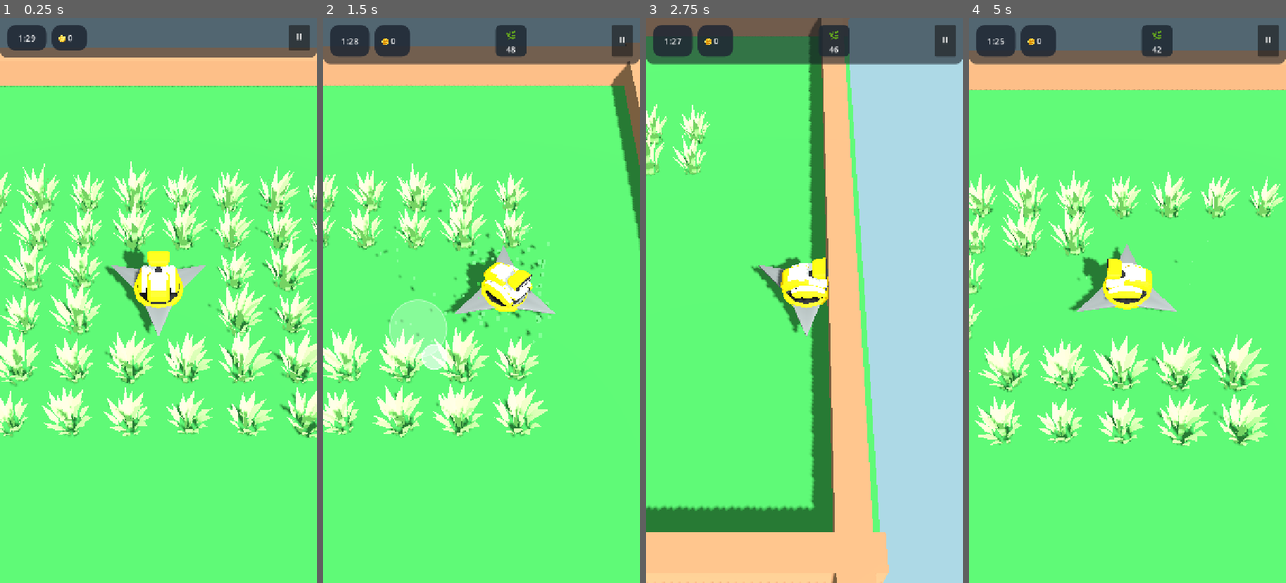
Above: before the commit, frames 1-4 (left to right).
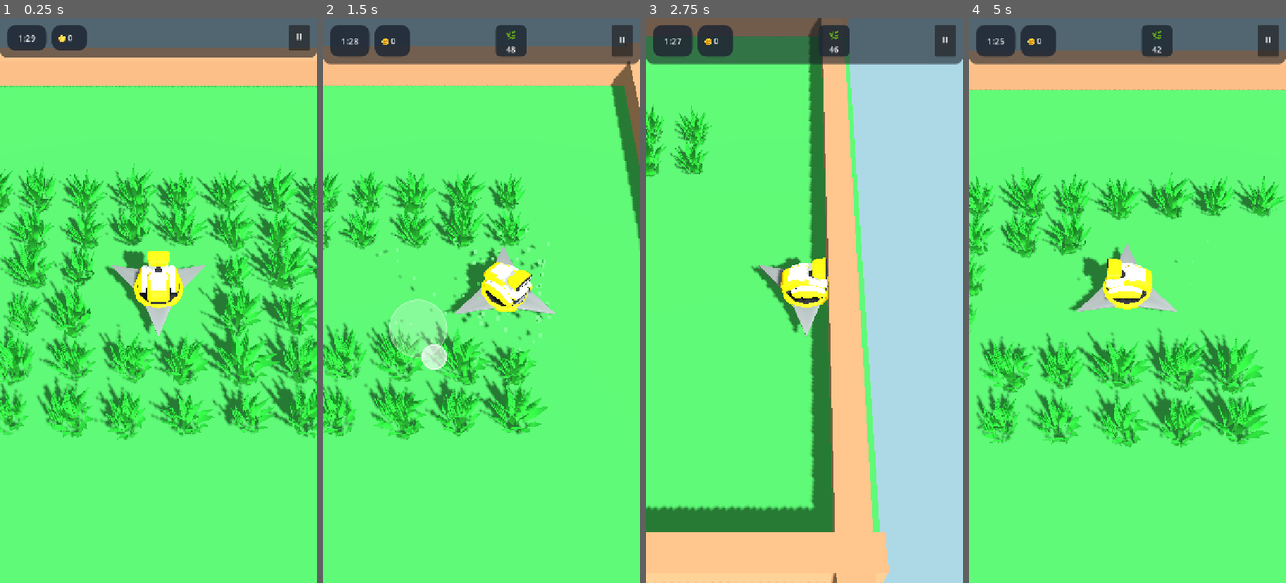
Above: after the commit, the same moments.

Repository: rogerbif/grass-cut-bot
Game: Godot game, scene res://scenes/main.tscn
Same seed, same stepped clock (60 frames per second), same inputs: the game is played once before the commit and once after it.
Inputs (mouse positions are in pixels of both pictures, inside the frame that each line leads up to):
- Up to frame 1 (0.25 s): no input
- Up to frame 2 (1.5 s): move the mouse to (551, 272) at 0.52 s; hold Right (ui_right) 0.53-1.25 s; click (551, 272) at 0.67 s; drag from (418, 328) to (465, 413) at 1.27 s
- Up to frame 3 (2.75 s): move the mouse to (836, 176) at 2.02 s; hold Right (ui_right) from 2.03 s (still down)
- Up to frame 4 (5 s): release Right (ui_right) at 2.75 s; drag from (1111, 413) to (1032, 215) at 2.77 s; move the mouse to (1222, 385) at 3.52 s; hold Left (ui_left) 3.53-4.25 s; drag from (1032, 215) to (1079, 159) at 4.27 s

The runs differ from the first frame. In frame 1, 26% of the frame differs, in the area x 0-100%, y 25-75%; in frame 2, 13%; in frame 3, 1.3%; in frame 4, 17%.

Commit message:
feat(vegetation): restaura animacao de vento e interacao reativa no modelo 3D de grama [v0.4.1]

Diff:
--- a/project.godot
+++ b/project.godot
@@ -11,7 +11,7 @@
 [application]
 
 config/name="Grass Cut Bot"
-config/version="0.4.0"
+config/version="0.4.1"
 run/main_scene="res://scenes/main.tscn"
 config/features=PackedStringArray("4.7", "Mobile")
 config/icon="res://icon.svg"
--- a/scenes/plants/grass_01.tscn
+++ b/scenes/plants/grass_01.tscn
@@ -1,6 +1,10 @@
-[gd_scene load_steps=2 format=3 uid="uid://grass_01_variations_scene"]
+[gd_scene load_steps=6 format=3 uid="uid://grass_01_variations_scene"]
 
 [ext_resource type="PackedScene" uid="uid://oow7pgxl0ues" path="res://assets/models/grass_01.glb" id="1_grass_01"]
+[ext_resource type="Material" uid="uid://interactive_grass_mat_01" path="res://shaders/interactive_grass_material.tres" id="2_mat_green"]
+[ext_resource type="Material" uid="uid://interactive_grass_yellow_mat_01" path="res://shaders/interactive_grass_yellow_material.tres" id="3_mat_yellow"]
+[ext_resource type="Material" uid="uid://interactive_grass_blue_mat_01" path="res://shaders/interactive_grass_blue_material.tres" id="4_mat_blue"]
+[ext_resource type="Material" uid="uid://interactive_grass_purple_mat_01" path="res://shaders/interactive_grass_purple_material.tres" id="5_mat_purple"]
 
 [node name="Grass01" type="Node3D"]
 
@@ -8,12 +12,16 @@
 
 [node name="grass_blue" parent="GrassVariations" index="0"]
 transform = Transform3D(1, 0, 0, 0, 1, 0, 0, 0, 1, 0.75, 0, 0)
+material_override = ExtResource("4_mat_blue")
 
 [node name="grass_green" parent="GrassVariations" index="1"]
 transform = Transform3D(1, 0, 0, 0, 1, 0, 0, 0, 1, -2.25, 0, 0)
+material_override = ExtResource("2_mat_green")
 
 [node name="grass_purple" parent="GrassVariations" index="2"]
 transform = Transform3D(1, 0, 0, 0, 1, 0, 0, 0, 1, 2.25, 0, 0)
+material_override = ExtResource("5_mat_purple")
 
 [node name="grass_yellow" parent="GrassVariations" index="3"]
 transform = Transform3D(1, 0, 0, 0, 1, 0, 0, 0, 1, -0.75, 0, 0)
+material_override = ExtResource("3_mat_yellow")
--- a/scenes/plants/grass_tuft.tscn
+++ b/scenes/plants/grass_tuft.tscn
@@ -1,7 +1,8 @@
-[gd_scene load_steps=7 format=3 uid="uid://grass_tuft_01"]
+[gd_scene load_steps=8 format=3 uid="uid://grass_tuft_01"]
 
 [ext_resource type="Script" path="res://scripts/plants/plant.gd" id="1_plant"]
 [ext_resource type="PackedScene" uid="uid://oow7pgxl0ues" path="res://assets/models/grass_01.glb" id="2_grass_model"]
+[ext_resource type="Material" uid="uid://interactive_grass_mat_01" path="res://shaders/interactive_grass_material.tres" id="3_grass_mat"]
 
 [sub_resource type="CylinderShape3D" id="CylinderShape3D_area"]
 height = 0.6
@@ -38,6 +39,9 @@
 
 [node name="Grass01" parent="VisualMesh" instance=ExtResource("2_grass_model")]
 
+[node name="grass_green" parent="VisualMesh/Grass01" index="1"]
+material_override = ExtResource("3_grass_mat")
+
 [node name="CutParticles" type="CPUParticles3D" parent="."]
 transform = Transform3D(1, 0, 0, 0, 1, 0, 0, 0, 1, 0, 0.2, 0)
 emitting = false
--- a/scripts/cutter/cutter.gd
+++ b/scripts/cutter/cutter.gd
@@ -68,6 +68,9 @@
 	_update_shader_globals()
 
 const GRASS_MAT: ShaderMaterial = preload("res://shaders/interactive_grass_material.tres")
+const GRASS_YELLOW_MAT: ShaderMaterial = preload("res://shaders/interactive_grass_yellow_material.tres")
+const GRASS_BLUE_MAT: ShaderMaterial = preload("res://shaders/interactive_grass_blue_material.tres")
+const GRASS_PURPLE_MAT: ShaderMaterial = preload("res://shaders/interactive_grass_purple_material.tres")
 const WHEAT_MAT: ShaderMaterial = preload("res://shaders/interactive_wheat_material.tres")
 const FLOWER_MAT: ShaderMaterial = preload("res://shaders/interactive_flower_material.tres")
 
@@ -80,6 +83,15 @@
 	if GRASS_MAT:
 		GRASS_MAT.set_shader_parameter("cutter_pos", global_position)
 		GRASS_MAT.set_shader_parameter("cutter_interact_radius", interact_radius)
+	if GRASS_YELLOW_MAT:
+		GRASS_YELLOW_MAT.set_shader_parameter("cutter_pos", global_position)
+		GRASS_YELLOW_MAT.set_shader_parameter("cutter_interact_radius", interact_radius)
+	if GRASS_BLUE_MAT:
+		GRASS_BLUE_MAT.set_shader_parameter("cutter_pos", global_position)
+		GRASS_BLUE_MAT.set_shader_parameter("cutter_interact_radius", interact_radius)
+	if GRASS_PURPLE_MAT:
+		GRASS_PURPLE_MAT.set_shader_parameter("cutter_pos", global_position)
+		GRASS_PURPLE_MAT.set_shader_parameter("cutter_interact_radius", interact_radius)
 	if WHEAT_MAT:
 		WHEAT_MAT.set_shader_parameter("cutter_pos", global_position)
 		WHEAT_MAT.set_shader_parameter("cutter_interact_radius", interact_radius)
--- a/scripts/plants/plant.gd
+++ b/scripts/plants/plant.gd
@@ -26,6 +26,11 @@
 	visual_mesh.rotation.y = random_rot
 	visual_mesh.scale = Vector3(random_scale, random_scale, random_scale)
 
+const GRASS_MAT_GREEN: ShaderMaterial = preload("res://shaders/interactive_grass_material.tres")
+const GRASS_MAT_YELLOW: ShaderMaterial = preload("res://shaders/interactive_grass_yellow_material.tres")
+const GRASS_MAT_BLUE: ShaderMaterial = preload("res://shaders/interactive_grass_blue_material.tres")
+const GRASS_MAT_PURPLE: ShaderMaterial = preload("res://shaders/interactive_grass_purple_material.tres")
+
 func _apply_grass_variation() -> void:
 	if type != PlantType.GRASS:
 		return
@@ -46,12 +51,32 @@
 
 	if blue_node:
 		blue_node.visible = (chosen_variant == GrassVariation.BLUE)
+		if blue_node is MeshInstance3D:
+			(blue_node as MeshInstance3D).material_override = GRASS_MAT_BLUE
 	if green_node:
 		green_node.visible = (chosen_variant == GrassVariation.GREEN)
+		if green_node is MeshInstance3D:
+			(green_node as MeshInstance3D).material_override = GRASS_MAT_GREEN
 	if purple_node:
 		purple_node.visible = (chosen_variant == GrassVariation.PURPLE)
+		if purple_node is MeshInstance3D:
+			(purple_node as MeshInstance3D).material_override = GRASS_MAT_PURPLE
 	if yellow_node:
 		yellow_node.visible = (chosen_variant == GrassVariation.YELLOW)
+		if yellow_node is MeshInstance3D:
+			(yellow_node as MeshInstance3D).material_override = GRASS_MAT_YELLOW
+
+	if cut_particles and chosen_variant != GrassVariation.GREEN and cut_particles.mesh:
+		var base_mat: StandardMaterial3D = cut_particles.mesh.material as StandardMaterial3D
+		if base_mat:
+			var custom_mat: StandardMaterial3D = base_mat.duplicate() as StandardMaterial3D
+			match chosen_variant:
+				GrassVariation.YELLOW: custom_mat.albedo_color = Color(0.95, 0.75, 0.15, 1.0)
+				GrassVariation.BLUE: custom_mat.albedo_color = Color(0.20, 0.60, 0.95, 1.0)
+				GrassVariation.PURPLE: custom_mat.albedo_color = Color(0.65, 0.25, 0.95, 1.0)
+			var box: BoxMesh = cut_particles.mesh.duplicate() as BoxMesh
+			box.material = custom_mat
+			cut_particles.mesh = box
 
 func cut(power: int) -> void:
 	if is_cut:
--- /dev/null
+++ b/shaders/interactive_grass_blue_material.tres
@@ -0,0 +1,14 @@
+[gd_resource type="ShaderMaterial" load_steps=2 format=3 uid="uid://interactive_grass_blue_mat_01"]
+
+[ext_resource type="Shader" path="res://shaders/interactive_grass.gdshader" id="1_shader"]
+
+[resource]
+render_priority = 0
+shader = ExtResource("1_shader")
+shader_parameter/interact_power = 0.85
+shader_parameter/wind_speed = 2.5
+shader_parameter/wind_strength = 0.1
+shader_parameter/color_base = Color(0.02, 0.28, 0.62, 1)
+shader_parameter/color_top = Color(0.06, 0.52, 0.95, 1)
+shader_parameter/roughness = 0.88
+shader_parameter/specular = 0.15
--- a/shaders/interactive_grass_material.tres
+++ b/shaders/interactive_grass_material.tres
@@ -7,8 +7,8 @@
 shader = ExtResource("1_shader")
 shader_parameter/interact_power = 0.85
 shader_parameter/wind_speed = 2.5
-shader_parameter/wind_strength = 0.08
-shader_parameter/color_base = Color(0.1, 0.35, 0.14, 1)
-shader_parameter/color_top = Color(0.3, 0.75, 0.35, 1)
-shader_parameter/roughness = 0.9
+shader_parameter/wind_strength = 0.1
+shader_parameter/color_base = Color(0.12, 0.42, 0.16, 1)
+shader_parameter/color_top = Color(0.2, 0.7, 0.22, 1)
+shader_parameter/roughness = 0.88
 shader_parameter/specular = 0.15
--- /dev/null
+++ b/shaders/interactive_grass_purple_material.tres
@@ -0,0 +1,14 @@
+[gd_resource type="ShaderMaterial" load_steps=2 format=3 uid="uid://interactive_grass_purple_mat_01"]
+
+[ext_resource type="Shader" path="res://shaders/interactive_grass.gdshader" id="1_shader"]
+
+[resource]
+render_priority = 0
+shader = ExtResource("1_shader")
+shader_parameter/interact_power = 0.85
+shader_parameter/wind_speed = 2.5
+shader_parameter/wind_strength = 0.1
+shader_parameter/color_base = Color(0.3, 0.05, 0.55, 1)
+shader_parameter/color_top = Color(0.55, 0.12, 0.92, 1)
+shader_parameter/roughness = 0.88
+shader_parameter/specular = 0.15
--- /dev/null
+++ b/shaders/interactive_grass_yellow_material.tres
@@ -0,0 +1,14 @@
+[gd_resource type="ShaderMaterial" load_steps=2 format=3 uid="uid://interactive_grass_yellow_mat_01"]
+
+[ext_resource type="Shader" path="res://shaders/interactive_grass.gdshader" id="1_shader"]
+
+[resource]
+render_priority = 0
+shader = ExtResource("1_shader")
+shader_parameter/interact_power = 0.85
+shader_parameter/wind_speed = 2.5
+shader_parameter/wind_strength = 0.1
+shader_parameter/color_base = Color(0.65, 0.4, 0.02, 1)
+shader_parameter/color_top = Color(1, 0.65, 0.05, 1)
+shader_parameter/roughness = 0.88
+shader_parameter/specular = 0.15
Not shown, changed: docs/02_entidades_e_mecanicas/SISTEMA_DE_VEGETACAO.md
Not shown, added: docs/historico_melhorias/018_restauracao_animacao_vento_e_interacao_grama_3d.md
Not shown, changed: docs/historico_melhorias/INDICE_MELHORIAS.md
